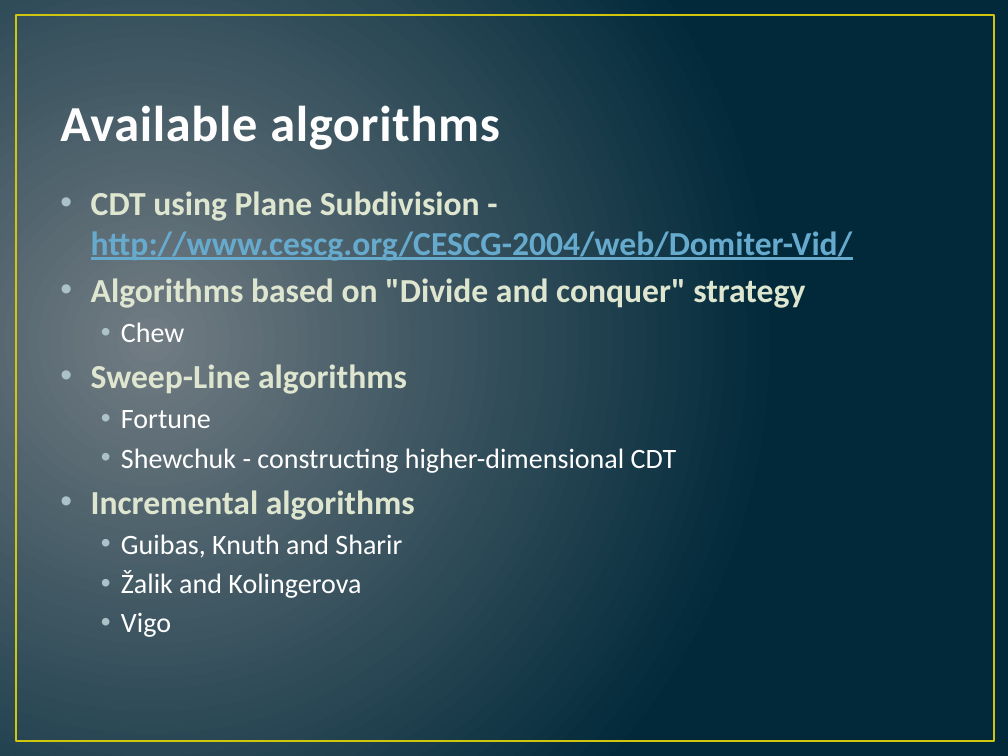
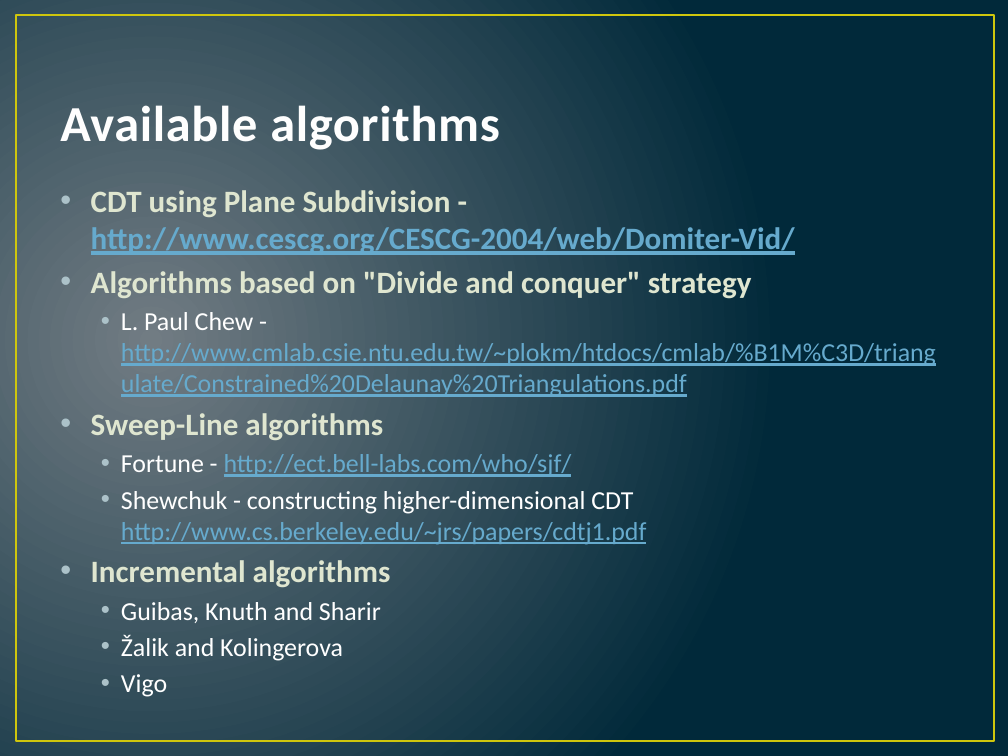
Before and after one commit to hugebdu/jdt-refactored, a slide deck: slide 22 of extra/CDT.pptx. Drawn at 1008x756 pixels with LibreOffice and Linux fonts; fonts in the diff are those of the drawing. Boxes give left, top, right and bottom in pixels: in the first picture for what was removed or moved away, otherwise in the second. Text is boxed around its words. In the diff, an @@ line names an element or a change of style, - is before the commit and + after.

Commit message:
Update presentation

```diff
--- a/extra/CDT.pptx
+++ b/extra/CDT.pptx
@@ text at <box>91,190,795,661</box>: size 24 to 22.2 pt in "CDT using Plane Subdivision - http://www.cescg.org/CESCG-200 ...", "Algorithms based on "Divide and conquer" strategy", "Sweep-Line algorithms", "Incremental algorithms"; size 20 to 18.5 pt in "Guibas, Knuth and Sharir", "Žalik and Kolingerova", "Vigo" @@
@@ text at <box>121,312,936,399</box>: text changed; size 20 to 18.5 pt; text colour #FFFFFF to #66AACD @@
-  • Chew
+  • L. Paul Chew - http://www.cmlab.csie.ntu.edu.tw/~plokm/htdocs/cmlab/%B1M%C3D/triangulate/Constrained%20Delaunay%20Triangulations.pdf
@@ text at <box>121,454,646,547</box>: text changed; size 20 to 18.5 pt; text colour #FFFFFF to #66AACD @@
-  • Fortune
-  • Shewchuk - constructing higher-dimensional CDT
+  • Fortune - http://ect.bell-labs.com/who/sjf/
+  • Shewchuk - constructing higher-dimensional CDT http://www.cs.berkeley.edu/~jrs/papers/cdtj1.pdf
```
Also in this commit, not shown: 6 other slides changed.
